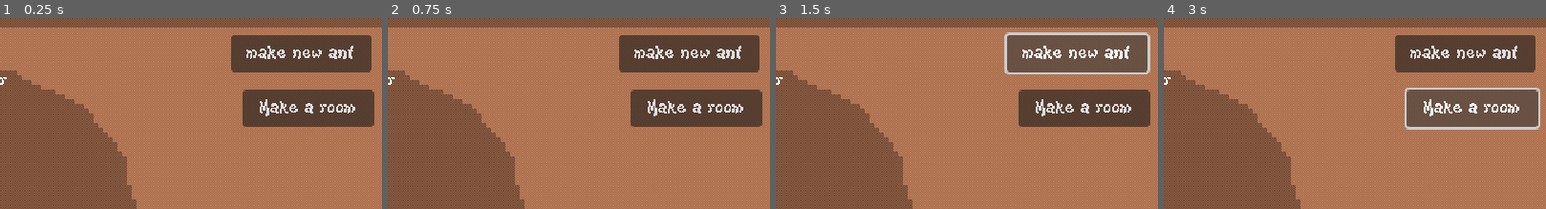
Above: before the commit, frames 1-4 (left to right).
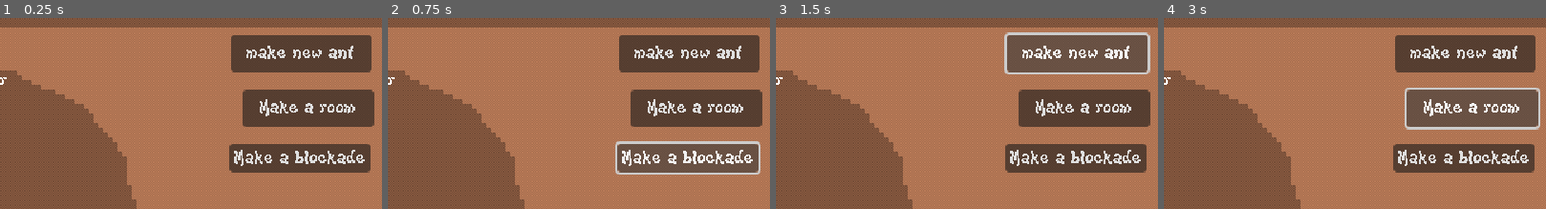
Above: after the commit, the same moments.

Repository: AlbieGray/LD57
Game: Godot game, scene res://Scenes/Game.tscn
Same seed, same stepped clock (60 frames per second), same inputs: the game is played once before the commit and once after it. The engine's default icon, where the game draws it, is replaced by a stand-in: a white triangle on a blue panel in a dark square.
Inputs (mouse positions are % of the whole screen's width and height, from its top left):
- Up to frame 1 (0.25 s): no input
- Up to frame 2 (0.75 s): click (89, 37) at 0.5 s, where only the run after the commit has a clickable "Make a blockade"
- Up to frame 3 (1.5 s): click "make new ant" at 1.25 s
- Up to frame 4 (3 s): click "make new ant" at 2 s; click "Make a room" at 2.75 s
The pictures show only the part of the screen within x 50-100%, y 0-50%; the shares and areas given below are measured in that part.

The runs differ from the first frame. In frame 1, 5.5% of the frame differs, in the area x 60-97%, y 66-81%; in frame 2, 6.6%, in the area x 59-98%, y 64-82%; in frame 3, 5.5%; in frame 4, 5.5%.

Commit message:
starting blockade

Diff:
--- /dev/null
+++ b/Scenes/blockade_maker.gd
@@ -0,0 +1,13 @@
+extends Node2D
+
+
+const BLOCKADE_SPEED = 10
+
+@onready var follower = $BlockadePath/BlockadeWalker
+
+func _ready() -> void:
+	print("blockade_made")
+
+func _process(delta):
+	follower.progress += BLOCKADE_SPEED*delta
+	position = follower.position
--- /dev/null
+++ b/Scenes/blockade_maker.tscn
@@ -0,0 +1,32 @@
+[gd_scene load_steps=5 format=3 uid="uid://d40mqlxobdwe"]
+
+[ext_resource type="Script" uid="uid://c0nchah0v6py1" path="res://Scenes/blockade_maker.gd" id="1_u4mvn"]
+[ext_resource type="Texture2D" uid="uid://bhm5cbnlvkisa" path="res://icon.svg" id="2_1nart"]
+
+[sub_resource type="Curve2D" id="Curve2D_3763y"]
+_data = {
+"points": PackedVector2Array(0, 0, 0, 0, 0, 0, 0, 0, 0, 0, -5, 2, 0, 0, 0, 0, 6, 3, 0, 0, 0, 0, 7, 5, 0, 0, 0, 0, -7, 5, 0, 0, 0, 0, 7, 7, 0, 0, 0, 0, -7, 7, 0, 0, 0, 0, 5, 9, 0, 0, 0, 0, -6, 10, 0, 0, 0, 0, 0, 13)
+}
+point_count = 10
+
+[sub_resource type="CircleShape2D" id="CircleShape2D_ei0bf"]
+radius = 2.0
+
+[node name="BlockadeMaker" type="Node2D"]
+script = ExtResource("1_u4mvn")
+
+[node name="Sprite2D" type="Sprite2D" parent="."]
+position = Vector2(-2.98023e-08, -1.49012e-08)
+scale = Vector2(0.03125, 0.03125)
+texture = ExtResource("2_1nart")
+
+[node name="BlockadePath" type="Path2D" parent="."]
+curve = SubResource("Curve2D_3763y")
+
+[node name="BlockadeWalker" type="PathFollow2D" parent="BlockadePath"]
+rotation = 2.76109
+
+[node name="Area2D" type="Area2D" parent="."]
+
+[node name="CollisionShape2D" type="CollisionShape2D" parent="Area2D"]
+shape = SubResource("CircleShape2D_ei0bf")
--- a/Scenes/hud.tscn
+++ b/Scenes/hud.tscn
@@ -27,6 +27,14 @@
 offset_bottom = 91.0
 text = "Make a room"
 
+[node name="MakeBlockadeButton" type="Button" parent="."]
+layout_mode = 0
+offset_left = 512.0
+offset_top = 105.0
+offset_right = 630.0
+offset_bottom = 129.0
+text = "Make a blockade"
+
 [node name="StoneLabel" type="Label" parent="."]
 layout_mode = 0
 offset_right = 62.0
@@ -42,3 +50,4 @@
 
 [connection signal="pressed" from="MakeAntButton" to="." method="_on_make_ant_button_pressed"]
 [connection signal="pressed" from="MakeRoomButton" to="." method="_on_make_room_button_pressed"]
+[connection signal="pressed" from="MakeBlockadeButton" to="." method="_on_make_blockade_button_pressed"]
--- a/Scripts/ant.gd
+++ b/Scripts/ant.gd
@@ -29,6 +29,7 @@
 var making_room = false
 var digging = true
 var mouse_hovered = false
+var blockading = false
 
 const ant_names_script = preload("res://Scripts/ant_names.gd")
 
@@ -46,6 +47,9 @@
 
 func _process(delta: float) -> void:
 	mouse_pos = get_global_mouse_position()
+	#
+	#if blockading:
+
 
 	# detect if clicked
 	if Input.is_action_just_pressed("rightMouse"):
@@ -53,17 +57,6 @@
 			game.draw_line()
 			path.curve.clear_points()
 			drawing = true
-
-	#if Input.is_action_just_pressed("leftMouse"):
-		#if selected:
-			#selected = false
-		#elif mouse_pos.distance_to(position) < 15:
-			#selected = true
-			#get_parent().selected_ant = self
-		#else:
-			#selected = false
-		#$SelectedRing.visible = selected
-		#game.update_gui()
 
 	 # path following
 	if digging and current_path_follow != null:
@@ -149,6 +142,12 @@
 	for i in range(current_path.curve.point_count):
 		current_path.curve.set_point_position(i, current_path.curve.get_point_position(i)-make_room_offset)
 
+func make_blockade():
+	if game.stone < game.BLOCKADE_COST:
+		print("not enough stone!")
+		return
+	game.make_blockade()
+
 
 func _on_area_2d_body_shape_entered(body_rid: RID, body, body_shape_index: int, local_shape_index: int) -> void:
 	if body is TileMapLayer and not pathfinding:
--- a/Scripts/game.gd
+++ b/Scripts/game.gd
@@ -5,6 +5,7 @@
 var ant_scene = preload("res://Scenes/Ant.tscn")
 var line_scene = preload("res://Scenes/line_drawer.tscn")
 var room_scene = preload("res://Scenes/room.tscn")
+var blockade_scene = preload("res://Scenes/blockade_maker.tscn")
 
 # rope stuff
 var Rope = preload("res://Scenes/rope/rope.tscn")
@@ -18,6 +19,7 @@
 
 const NEW_ANT_COST = 50
 const NEW_ROOM_COST = 50
+const BLOCKADE_COST = 100
 
 var dragging_camera = false
 var camera_drag_previous_point = Vector2(0, 0)
@@ -58,11 +60,15 @@
 	$CanvasLayer/HUD.update_resource_counts(stone, food)
 	var show_make_ant_button = false
 	var show_make_room_button = false
+	var show_make_blockade_button = false
 	if selected_ant != null:
 		show_make_ant_button = selected_ant.queen
 		show_make_room_button = true
+		show_make_blockade_button = true
 
-	$CanvasLayer/HUD.update_button_visibility(show_make_ant_button, show_make_room_button)
+	$CanvasLayer/HUD.update_button_visibility(show_make_ant_button,
+		show_make_room_button,
+		show_make_blockade_button)
 
 func draw_line():
 	var line_drawer = line_scene.instantiate()
@@ -74,6 +80,12 @@
 	var new_room = room_scene.instantiate()
 	add_child(new_room)
 	new_room.position = room_position
+
+func make_blockade():
+	print("making blockade")
+	var blockader = blockade_scene.instantiate()
+	add_child(blockader)
+	blockader.position = selected_ant.position
 
 func _ready():
 	#$Ant.line = $LineDrawer/Line2D
@@ -107,7 +119,6 @@
 		camera_drag_previous_point = get_viewport().get_mouse_position()
 
 	if Input.is_action_just_released("leftMouse") and not button_just_clicked:
-		print("mouse click detected")
 		selected_ant = null
 		for ant in ants:
 			ant.selected = false
@@ -117,6 +128,6 @@
 		if selected_ant != null:
 			selected_ant.selected = true
 			selected_ant.find_child("SelectedRing").visible = true
-			update_gui()
+		update_gui()
 
 	button_just_clicked = false
--- a/hud.gd
+++ b/hud.gd
@@ -6,9 +6,10 @@
 	$StoneLabel.text = "Stone: "+str(stone)
 	$FoodLabel.text = "Food: "+str(food)
 
-func update_button_visibility(new_ant=true, make_room=true):
+func update_button_visibility(new_ant=true, make_room=true, make_blockade=true):
 	$MakeAntButton.visible = new_ant
 	$MakeRoomButton.visible = make_room
+	$MakeBlockadeButton.visible = make_blockade
 
 func _on_make_ant_button_pressed() -> void:
 	game.button_just_clicked = true
@@ -20,3 +21,10 @@
 	var currently_selected_ant = game.selected_ant
 	if currently_selected_ant != null:
 		currently_selected_ant.make_room()
+
+
+func _on_make_blockade_button_pressed() -> void:
+	game.button_just_clicked = true
+	var currently_selected_ant = game.selected_ant
+	if currently_selected_ant != null:
+		currently_selected_ant.make_blockade()
Not shown, added: Scenes/blockade_maker.gd.uid
